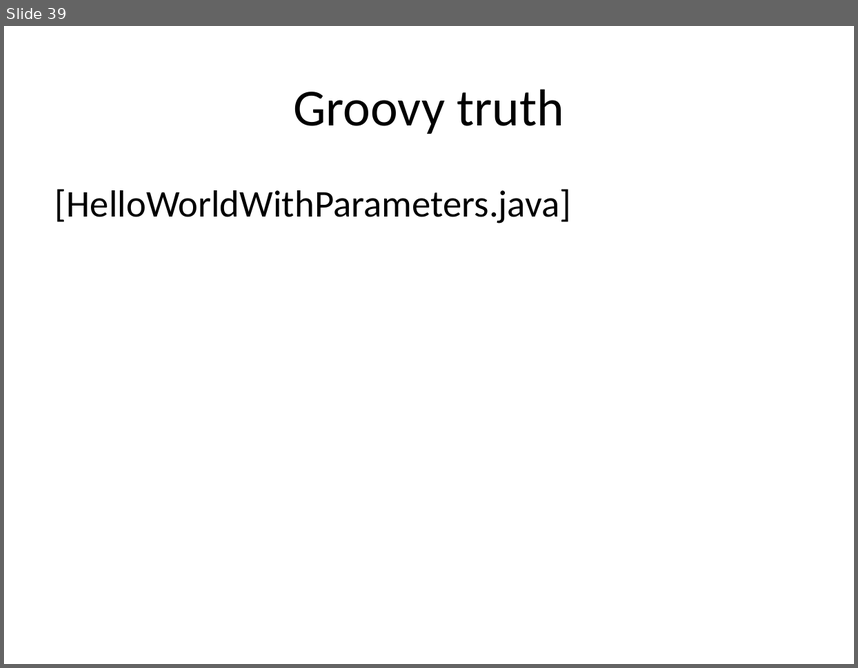
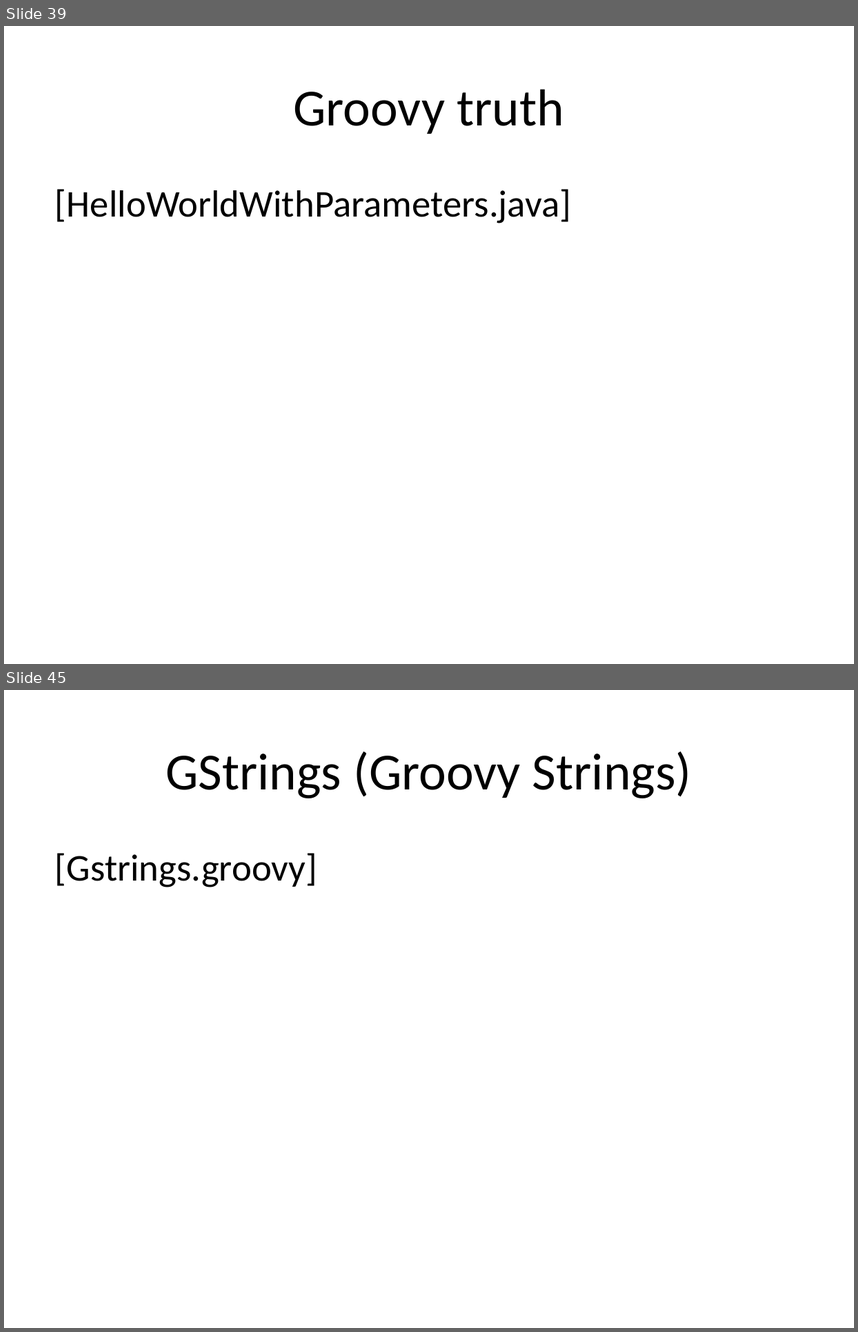
Before and after one commit to me97esn/groovyseminarium, a slide deck: groovyseminarie/dokument/groovyseminarium_source.pptx. Shown one above the other, each under a label of ours: slide 39 before the commit, slides 39 and 45 after it; the slides between them are not shown. The pictures are 858x668 and 858x1332 pixels, drawn with LibreOffice and Linux fonts; fonts in the diff are those of the drawing. Boxes give left, top, right and bottom in pixels: in the first picture for what was removed or moved away, otherwise in the second. Text is boxed around its words. In the diff, an @@ line names an element or a change of style, - is before the commit and + after.

Commit message:
Lagt till GStrings

```diff
--- a/groovyseminarie/dokument/groovyseminarium_source.pptx
+++ b/groovyseminarie/dokument/groovyseminarium_source.pptx
@@ slide 45 added at (4,690,854,1328), background #FFFFFF @@
@@ title added at (165,751,691,798), 44 pt, text #000000 @@
+GStrings (Groovy Strings)
@@ text added at (55,853,317,887), 32 pt, text #000000 @@
+[Gstrings.groovy]
```
Also in this commit, not shown: 7 slides changed, 2 other slides added, 1 slide removed, 8 other files.
